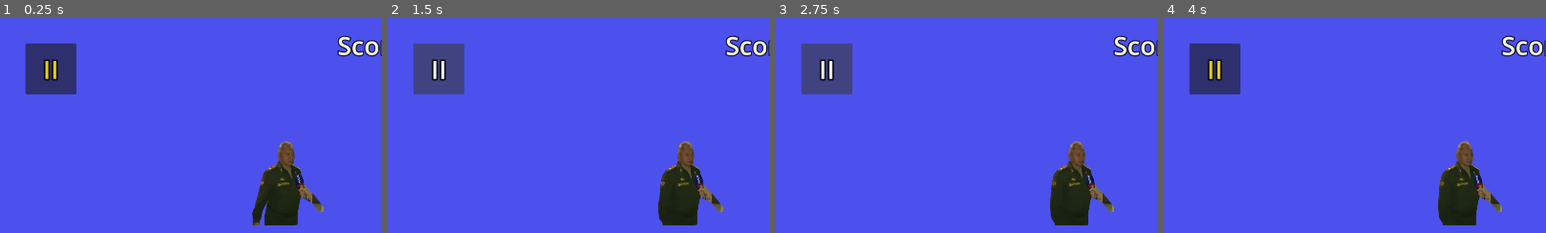
Above: before the commit, frames 1-4 (left to right).
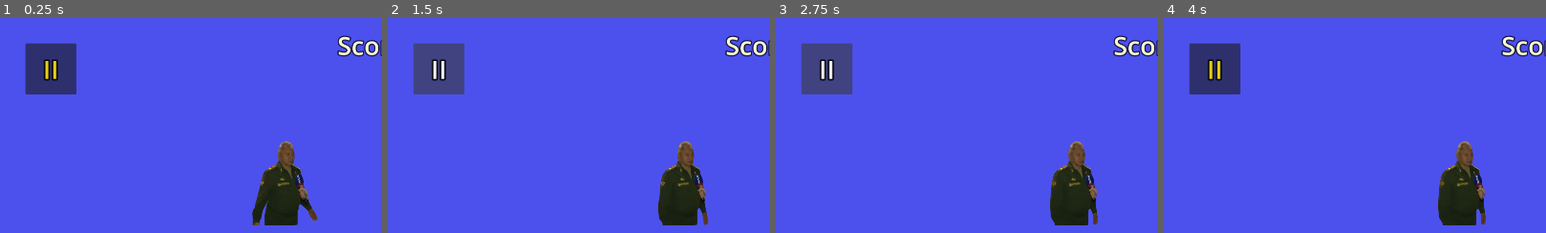
Above: after the commit, the same moments.

Repository: vibrunazo/godot_shoigu
Game: Godot game, scene res://scenes/main.tscn
The game is run twice, just before and just after one commit, with the same random seed, the same clock (stepped at 60 frames per second) and the same inputs.
Inputs (mouse positions are % of the whole screen's width and height, from its top left):
- Up to frame 1 (0.25 s): no input
- Up to frame 2 (1.5 s): click "II" at 0.5 s; click "II" at 1.25 s
- Up to frame 3 (2.75 s): click "II" at 2 s
- Up to frame 4 (4 s): tap Enter at 2.75 s; move the mouse to (72, 45) at 2.77 s; press the mouse at (72, 45) at 2.78 s; tap Space at 3.5 s; move the mouse to (30, 55) at 3.52 s; release the mouse at (30, 55) at 3.53 s; click (30, 55) at 3.6 s; click (30, 55) at 3.77 s
The pictures show only the part of the screen within x 0-50%, y 0-50%; the shares and areas given below are measured in that part.

The runs differ from the first frame. In frame 1, 0.4% of the frame differs, in the area x 78-85%, y 75-95%; in frame 2, 0.4%, in the area x 81-88%, y 75-97%; in frame 3, 0.4%; in frame 4, 0.4%.

Commit message:
update shoigu images with proper rotoscoping of both arms

Diff:
--- a/scenes/bird.gd
+++ b/scenes/bird.gd
@@ -3,7 +3,7 @@
 
 class_name Bird
 
-@export var flap_power = 350
+@export var flap_power = 300
 @export var flap_up_bonus = 220
 @export var speed = 200
 
Binary file changed: assets/tex/shoigu/image00.png
Binary file changed: assets/tex/shoigu/image01.png
Binary file changed: assets/tex/shoigu/image02.png
Binary file changed: assets/tex/shoigu/image03.png
Binary file changed: assets/tex/shoigu/image04.png
Binary file changed: assets/tex/shoigu/image05.png
Binary file changed: assets/tex/shoigu/image06.png
Binary file changed: assets/tex/shoigu/image07.png
Binary file changed: assets/tex/shoigu/image08.png
Binary file changed: assets/tex/shoigu/image09.png
Binary file changed: assets/tex/shoigu/image10.png
Binary file changed: assets/tex/shoigu/image11.png
(and 2 more such lines)
